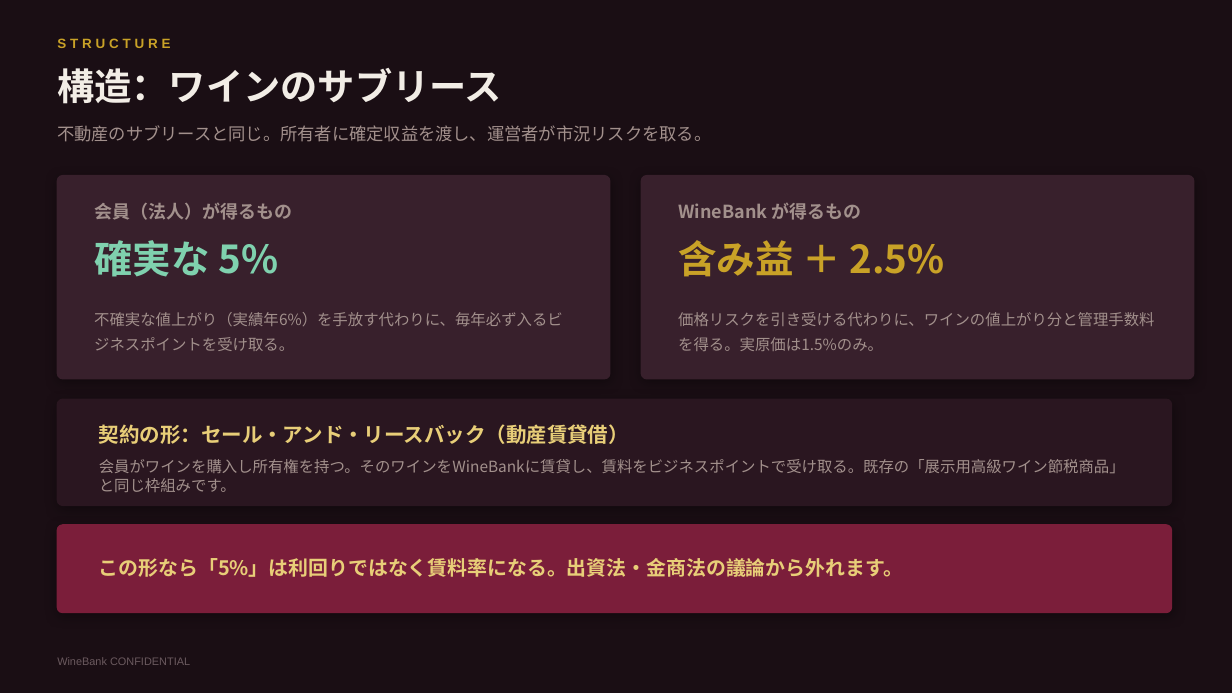
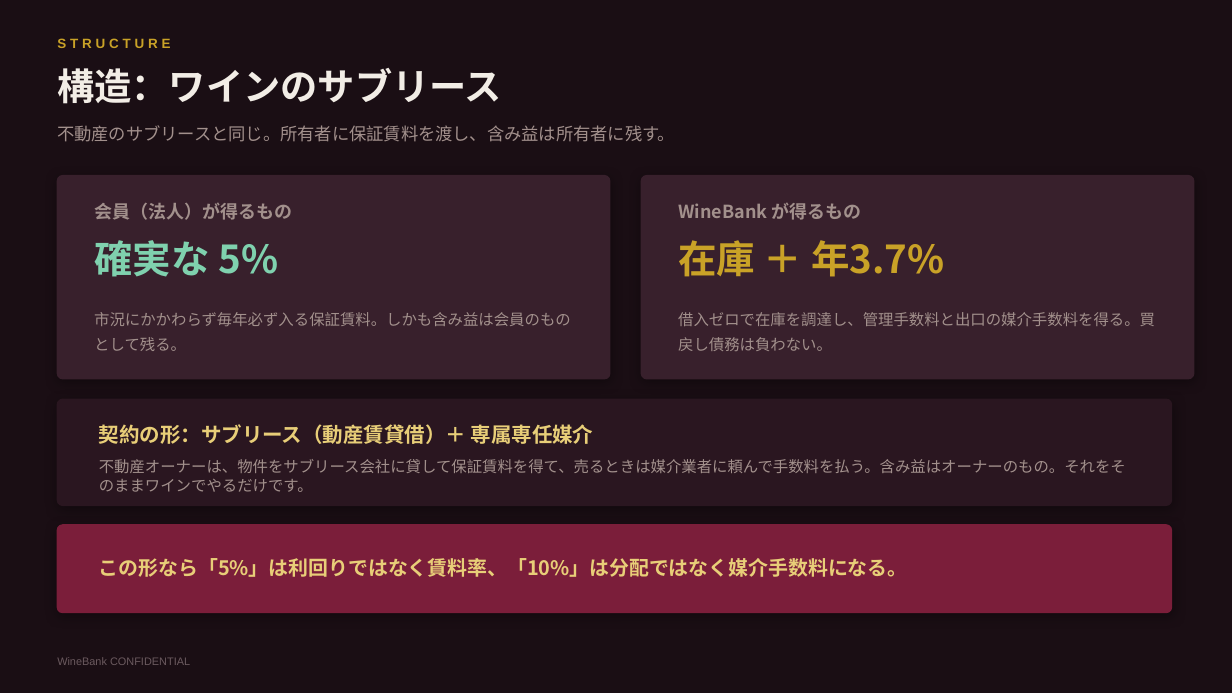
Before and after one commit to nakano-winebank/wine-auction, a slide deck: slide 5 of 提案資料/WineBank_ビジネスポイント経済圏構想.pptx. Drawn at 1232x693 pixels with LibreOffice and Linux fonts; fonts in the diff are those of the drawing. Boxes give left, top, right and bottom in pixels: in the first picture for what was removed or moved away, otherwise in the second. Text is boxed around its words. In the diff, an @@ line names an element or a change of style, - is before the commit and + after.

```diff
--- a/提案資料/WineBank_ビジネスポイント経済圏構想.pptx
+++ b/提案資料/WineBank_ビジネスポイント経済圏構想.pptx
@@ text at bbox=[57, 125, 675, 142]: text changed @@
-不動産のサブリースと同じ。所有者に確定収益を渡し、運営者が市況リスクを取る。
+不動産のサブリースと同じ。所有者に保証賃料を渡し、含み益は所有者に残す。
@@ text at bbox=[678, 240, 945, 277]: text changed @@
-含み益 ＋ 2.5%
+在庫 ＋ 年3.7%
@@ text at bbox=[94, 312, 571, 351]: text changed @@
-不確実な値上がり（実績年6%）を手放す代わりに、毎年必ず入るビジネスポイントを受け取る。
+市況にかかわらず毎年必ず入る保証賃料。しかも含み益は会員のものとして残る。
@@ text at bbox=[678, 312, 1155, 351]: text changed @@
-価格リスクを引き受ける代わりに、ワインの値上がり分と管理手数料を得る。実原価は1.5%のみ。
+借入ゼロで在庫を調達し、管理手数料と出口の媒介手数料を得る。買戻し債務は負わない。
@@ text at bbox=[99, 424, 594, 444]: text changed @@
-契約の形：セール・アンド・リースバック（動産賃貸借）
+契約の形：サブリース（動産賃貸借）＋ 専属専任媒介
@@ text at bbox=[99, 459, 1126, 492]: text changed @@
-会員がワインを購入し所有権を持つ。そのワインをWineBankに賃貸し、賃料をビジネスポイントで受け取る。既存の「展示用高級ワイン節税商品」と同じ枠組みです。
+不動産オーナーは、物件をサブリース会社に貸して保証賃料を得て、売るときは媒介業者に頼んで手数料を払う。含み益はオーナーのもの。それをそのままワインでやるだけです。
@@ text at bbox=[99, 558, 908, 577]: text changed @@
-この形なら「5%」は利回りではなく賃料率になる。出資法・金商法の議論から外れます。
+この形なら「5%」は利回りではなく賃料率、「10%」は分配ではなく媒介手数料になる。
```
Also in this commit, not shown: 7 other slides changed, 3 slides added, 2 slides removed, 1 other file.
